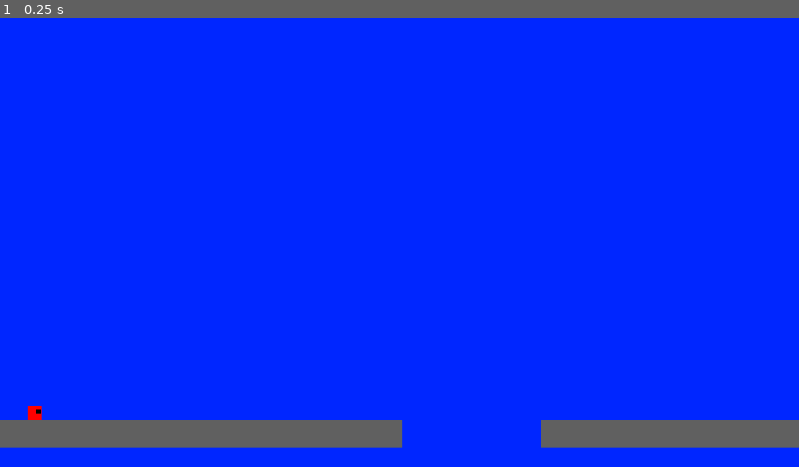
Above: before the commit, frame 1.
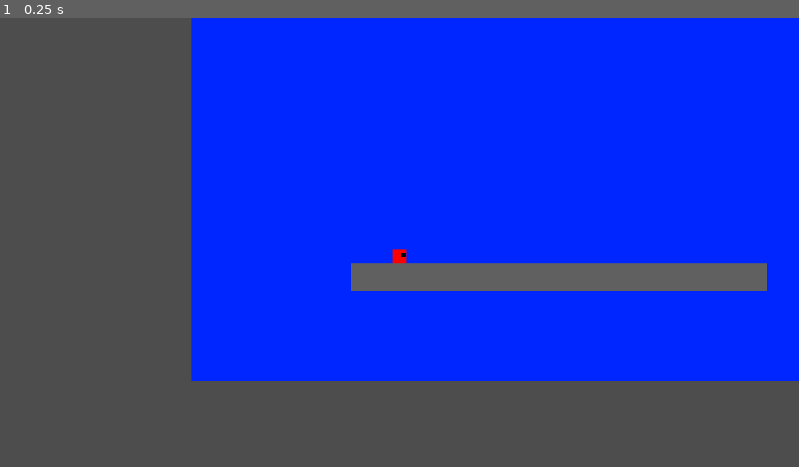
Above: after the commit, the same moment.

Repository: aduImperfect/SquarePlatformer
Game: Godot game, scene res://TSCN/main.tscn
The game is run twice, just before and just after one commit, with the same random seed, the same clock (stepped at 60 frames per second) and the same inputs.
Inputs:
- Up to frame 1 (0.25 s): no input

The runs differ from the first frame. In frame 1, 37% of the frame differs, in the area x 0-100%, y 0-100%.

Commit message:
Shifted camera into the player scene prefab and added in an inputmgr script tied to the RigidBody of the player

Diff:
--- a/square-platformer/TSCN/player.tscn
+++ b/square-platformer/TSCN/player.tscn
@@ -1,6 +1,7 @@
 [gd_scene format=3 uid="uid://cffcggfn5ug0x"]
 
 [ext_resource type="Texture2D" uid="uid://cwy3uk4nom1jd" path="res://Textures/Player.png" id="1_mc0db"]
+[ext_resource type="Script" uid="uid://vwtq600ko2nm" path="res://TSCN/player_input_mgr.gd" id="2_ljt5j"]
 
 [sub_resource type="PhysicsMaterial" id="PhysicsMaterial_mc0db"]
 friction = 0.5
@@ -9,9 +10,12 @@
 
 [node name="Player" type="Node2D" unique_id=385360104]
 
+[node name="PlayerCam" type="Camera2D" parent="." unique_id=882110774]
+
 [node name="PlayerRB2D" type="RigidBody2D" parent="." unique_id=1738796308]
 physics_material_override = SubResource("PhysicsMaterial_mc0db")
 lock_rotation = true
+script = ExtResource("2_ljt5j")
 
 [node name="PlayerCS2D" type="CollisionShape2D" parent="PlayerRB2D" unique_id=1836028655]
 shape = SubResource("RectangleShape2D_mc0db")
--- /dev/null
+++ b/square-platformer/TSCN/player_input_mgr.gd
@@ -0,0 +1,31 @@
+extends RigidBody2D
+
+@export var forward_vector : Vector2 = -global_transform.x
+@export var up_vector : Vector2 = -global_transform.y
+
+@export var up_speed : float = 0.0
+
+# Called when the node enters the scene tree for the first time.
+func _ready() -> void:
+	up_speed = 20.0
+
+
+# Called every frame. 'delta' is the elapsed time since the previous frame.
+func _process(_delta: float) -> void:
+	pass
+
+func _input(_event: InputEvent) -> void:
+	if _event is InputEventKey and _event.keycode == KEY_LEFT:
+		if _event.is_pressed():
+			print("LEFT KEY PRESSED")
+			apply_impulse(-forward_vector)
+
+	if _event is InputEventKey and _event.keycode == KEY_RIGHT:
+		if _event.is_pressed():
+			print("RIGHT KEY PRESSED")
+			apply_impulse(forward_vector)
+
+	if _event is InputEventKey and _event.keycode == KEY_UP:
+		if _event.is_pressed():
+			print("UP KEY PRESSED")
+			apply_impulse(up_vector * up_speed)
Not shown, added: square-platformer/TSCN/player_input_mgr.gd.uid
